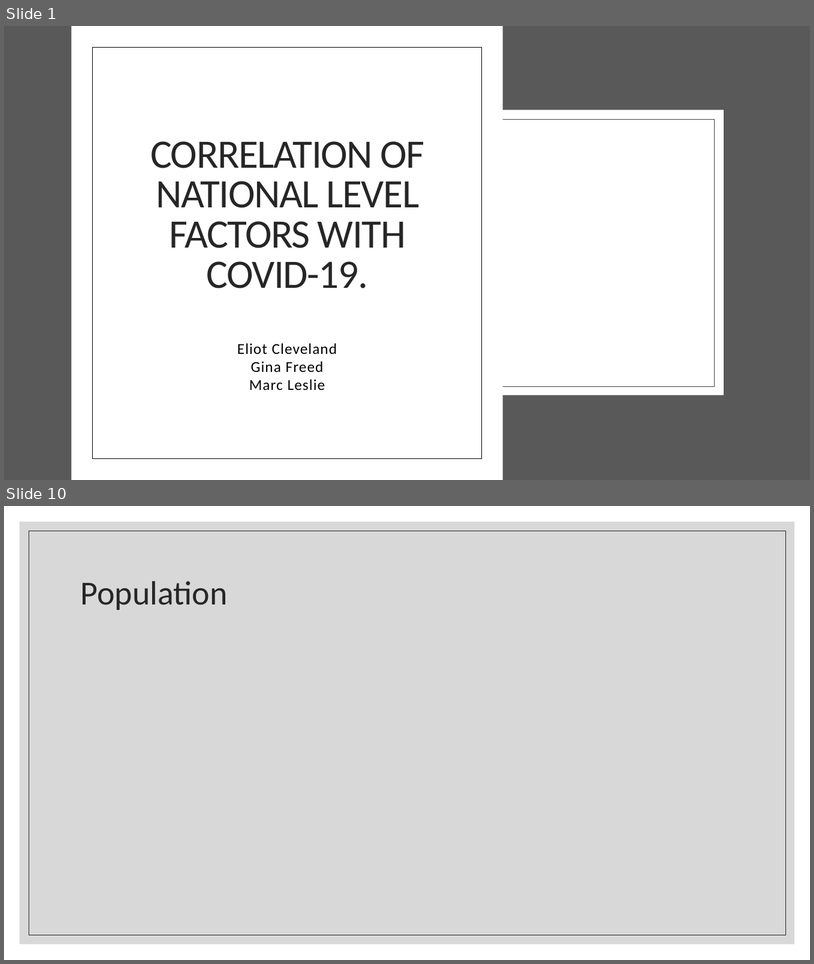
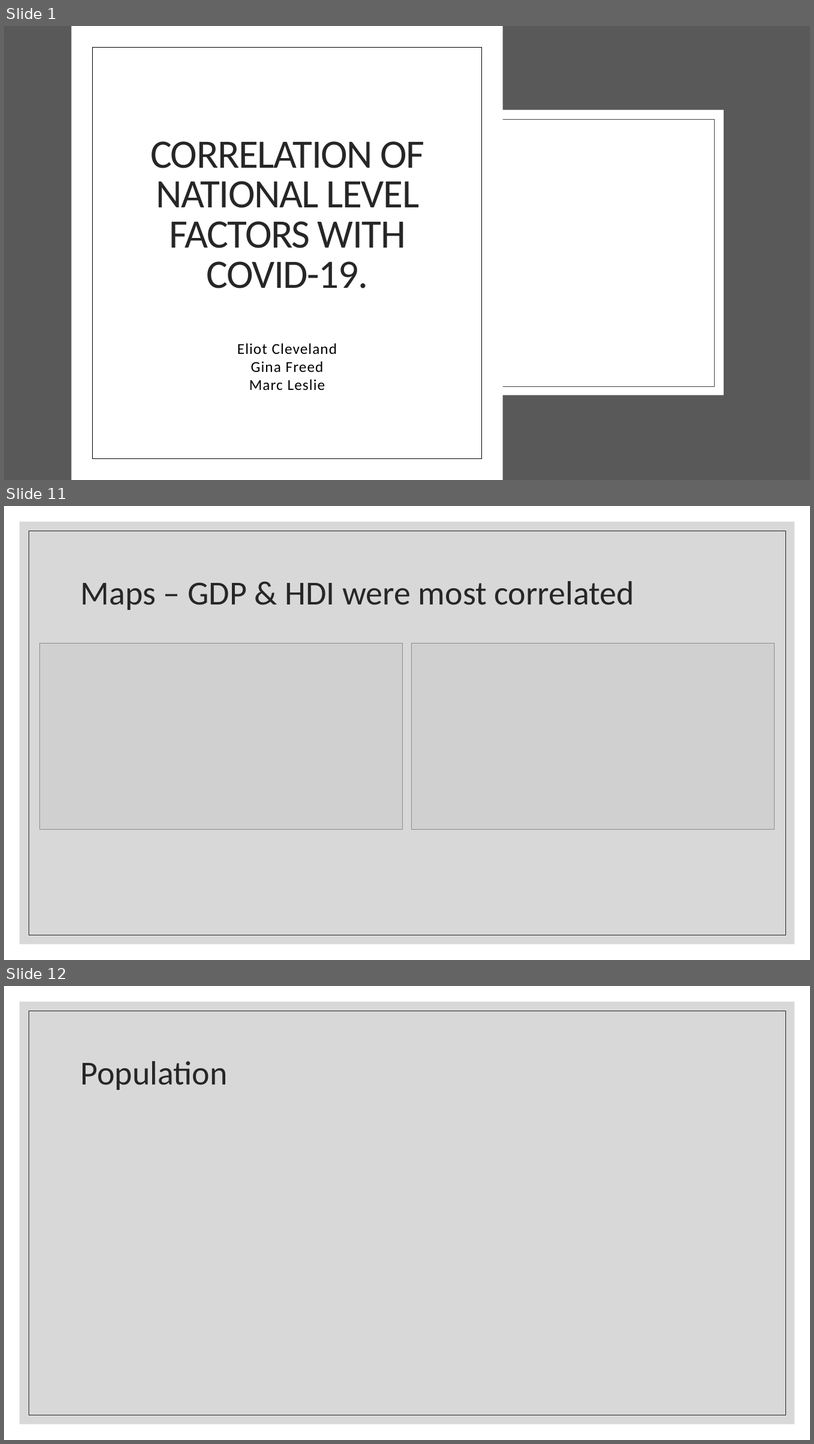
Before and after one commit to eclevela-1234/Covid-19-in-Europe, a slide deck: Covid-19 Presentation Team GEM.pptx. Shown one above the other, each under a label of ours: slides 1 and 10 before the commit, slides 1, 11 and 12 after it; the slides between them are not shown. The pictures are 814x964 and 814x1444 pixels, drawn with LibreOffice and Linux fonts; fonts in the diff are those of the drawing; grey boxes stand for pictures; background and template pictures are left out. Boxes give left, top, right and bottom in pixels: in the first picture for what was removed or moved away, otherwise in the second. Text is boxed around its words. In the diff, an @@ line names an element or a change of style, - is before the commit and + after.

```diff
--- a/Covid-19 Presentation Team GEM.pptx
+++ b/Covid-19 Presentation Team GEM.pptx
@@ slide 11 added at (x1=4, y1=506, x2=810, y2=960), background #FFFFFF; not listed: 2 template elements that a slide beside it also shows @@
@@ title added at (x1=81, y1=581, x2=635, y2=610), 40 pt, text #262626 @@
+Maps – GDP & HDI were most correlated
@@ picture added at (x1=39, y1=643, x2=402, y2=829) @@
@@ picture added at (x1=412, y1=643, x2=775, y2=829) @@
@@ what was slide 10 is now slide 12 @@
```
Also in this commit, not shown: 1 slide changed, 10 other slides added, 8 slides removed.
